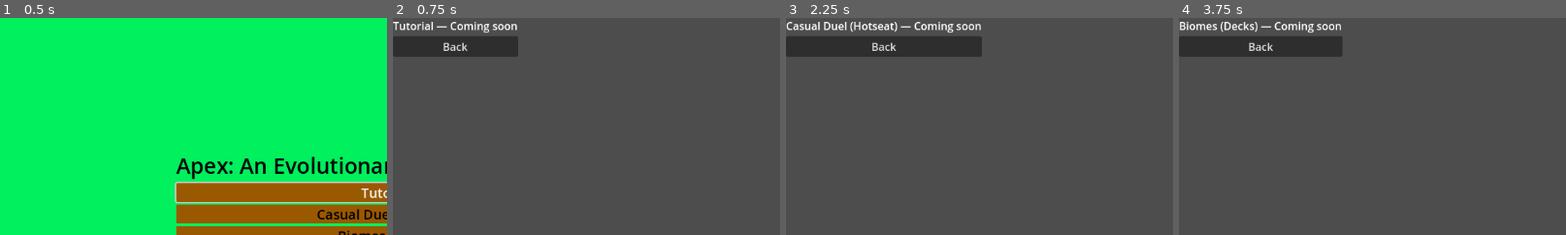
Above: before the commit, frames 1-4 (left to right).
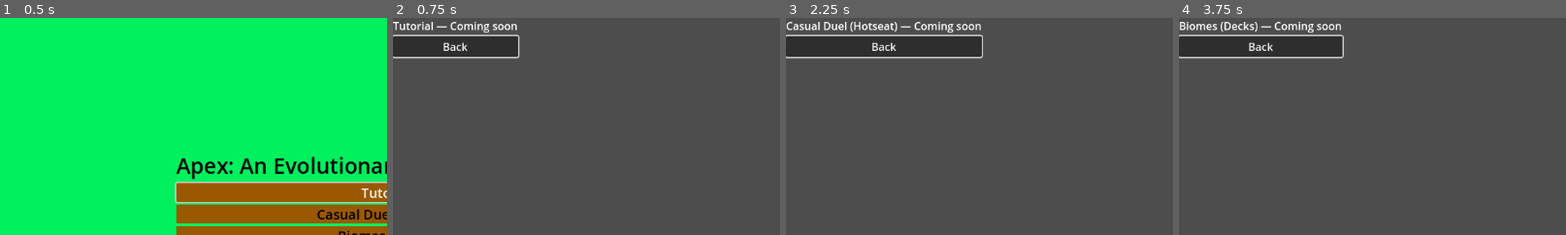
Above: after the commit, the same moments.

Repository: jelverhaegen/Apex-An-evolutionary-card-game
Game: Godot game, scene res://scenes/MainMenu.tscn
The game is run twice, just before and just after one commit, with the same random seed, the same clock (stepped at 60 frames per second) and the same inputs.
Inputs:
- Up to frame 1 (0.5 s): no input
- Up to frame 2 (0.75 s): click "Tutorial" at 0.5 s
- Up to frame 3 (2.25 s): click "Back" at 1.25 s; click "Casual Duel (Hotseat)" at 2 s
- Up to frame 4 (3.75 s): click "Back" at 2.75 s; click "Biomes (Decks)" at 3.5 s
The pictures show only the part of the screen within x 0-50%, y 0-50%; the shares and areas given below are measured in that part.

Frame 1 is identical in both runs. In frame 2, 0.6% of the frame differs, in the area x 0-33%, y 7-19%; in frame 3, 0.9%, in the area x 0-51%, y 7-19%; in frame 4, 0.8%.

Commit message:
Placeholder screens fixed: robust node lookup + guarded signal connect; Strings autoload + Settings button hooked

Diff:
--- a/scenes/PlaceholderBiomes.tscn
+++ b/scenes/PlaceholderBiomes.tscn
@@ -17,12 +17,10 @@
 offset_right = 40.0
 offset_bottom = 40.0
 
-[node name="InfoButton" type="Label" parent="VBoxContainer"]
+[node name="InfoLabel" type="Label" parent="VBoxContainer"]
 layout_mode = 2
 text = "Biomes (Decks) — Coming soon"
 
 [node name="BackButton" type="Button" parent="VBoxContainer"]
 layout_mode = 2
 text = "Back"
-
-[connection signal="pressed" from="VBoxContainer/BackButton" to="." method="_on_back_button_pressed"]
--- a/scenes/PlaceholderDuel.tscn
+++ b/scenes/PlaceholderDuel.tscn
@@ -24,5 +24,3 @@
 [node name="BackButton" type="Button" parent="VBoxContainer"]
 layout_mode = 2
 text = "Back"
-
-[connection signal="pressed" from="VBoxContainer/BackButton" to="." method="_on_back_button_pressed"]
--- a/scenes/PlaceholderLab.tscn
+++ b/scenes/PlaceholderLab.tscn
@@ -24,5 +24,3 @@
 [node name="BackButton" type="Button" parent="VBoxContainer"]
 layout_mode = 2
 text = "Back"
-
-[connection signal="pressed" from="VBoxContainer/BackButton" to="." method="_on_back_button_pressed"]
--- a/scenes/PlaceholderSettings.tscn
+++ b/scenes/PlaceholderSettings.tscn
@@ -24,5 +24,3 @@
 [node name="BackButton" type="Button" parent="VBoxContainer"]
 layout_mode = 2
 text = "Back"
-
-[connection signal="pressed" from="VBoxContainer/BackButton" to="." method="_on_back_button_pressed"]
--- a/scenes/PlaceholderTutorial.tscn
+++ b/scenes/PlaceholderTutorial.tscn
@@ -24,5 +24,3 @@
 [node name="BackButton" type="Button" parent="VBoxContainer"]
 layout_mode = 2
 text = "Back"
-
-[connection signal="pressed" from="VBoxContainer/BackButton" to="." method="_on_back_button_pressed"]
--- a/scripts/PlaceholderScreen.gd
+++ b/scripts/PlaceholderScreen.gd
@@ -3,32 +3,31 @@
 extends Control
 
 # Set this in the Inspector per scene:
-#   PlaceholderTutorial.tscn  -> "placeholder_tutorial"
-#   PlaceholderDuel.tscn      -> "placeholder_duel"
-#   PlaceholderBiomes.tscn    -> "placeholder_biomes"
-#   PlaceholderLab.tscn       -> "placeholder_lab"
-#   PlaceholderSettings.tscn  -> "placeholder_settings"
+#   PlaceholderTutorial.tscn   -> "placeholder_tutorial"
+#   PlaceholderDuel.tscn       -> "placeholder_duel"
+#   PlaceholderBiomes.tscn     -> "placeholder_biomes"
+#   PlaceholderLab.tscn        -> "placeholder_lab"
+#   PlaceholderSettings.tscn   -> "placeholder_settings"
 @export var title_key: String = ""
 
-# Node references (adjust names if your nodes differ)
-@onready var info_label : Label  = $InfoLabel
-@onready var back_button: Button = $BackButton
+# Robust lookup: find nodes by name anywhere under this root.
+# The second parameter (recursive=true) searches through all descendants.
+@onready var info_label : Label  = find_child("InfoLabel", true, false)
+@onready var back_button: Button = find_child("BackButton", true, false)
 
 func _ready() -> void:
 	# ----- Apply localized text from Strings autoload -----
-	# Title/Info line
 	if info_label:
 		info_label.text = Strings.TEXTS.get(title_key, "Coming soon")
 	else:
-		push_warning("InfoLabel node not found in this scene.")
+		push_warning('InfoLabel node not found (ensure a Label named "InfoLabel" exists).')
 
-	# Back button label
 	if back_button:
 		back_button.text = Strings.TEXTS.get("back", "Back")
 		back_button.pressed.connect(_on_back_button_pressed)
 		back_button.grab_focus() # accessibility: allow immediate Enter/Space
 	else:
-		push_warning("BackButton node not found in this scene.")
+		push_warning('BackButton node not found (ensure a Button named "BackButton" exists).')
 
 func _on_back_button_pressed() -> void:
 	get_tree().change_scene_to_file("res://scenes/MainMenu.tscn")
